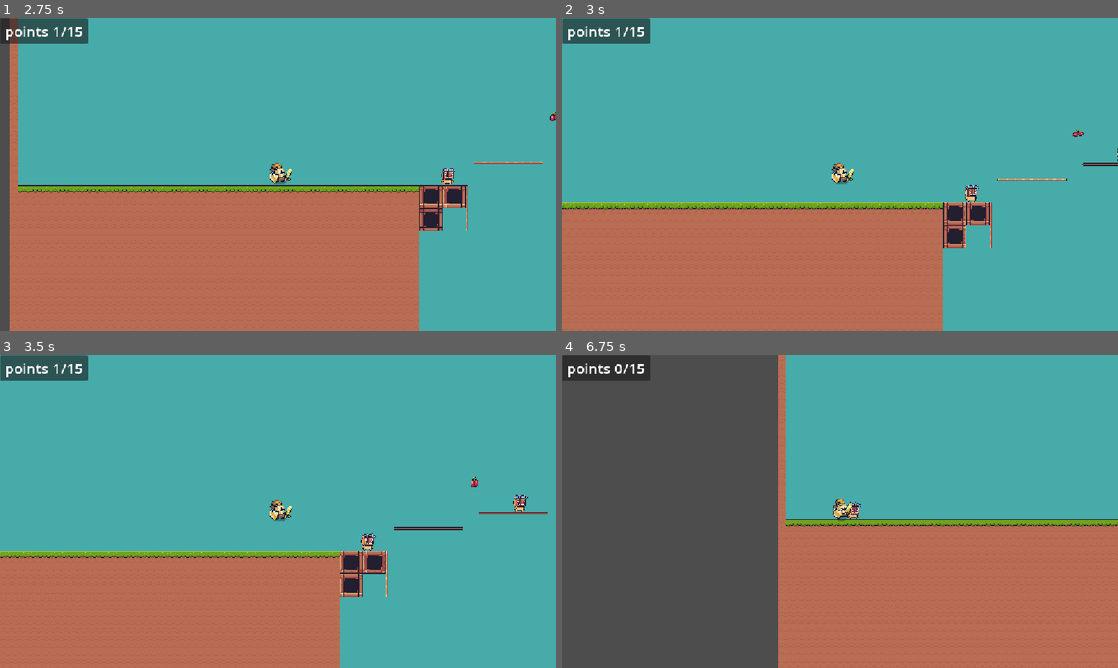
Above: before the commit, frames 1-4 (two rows, left to right).
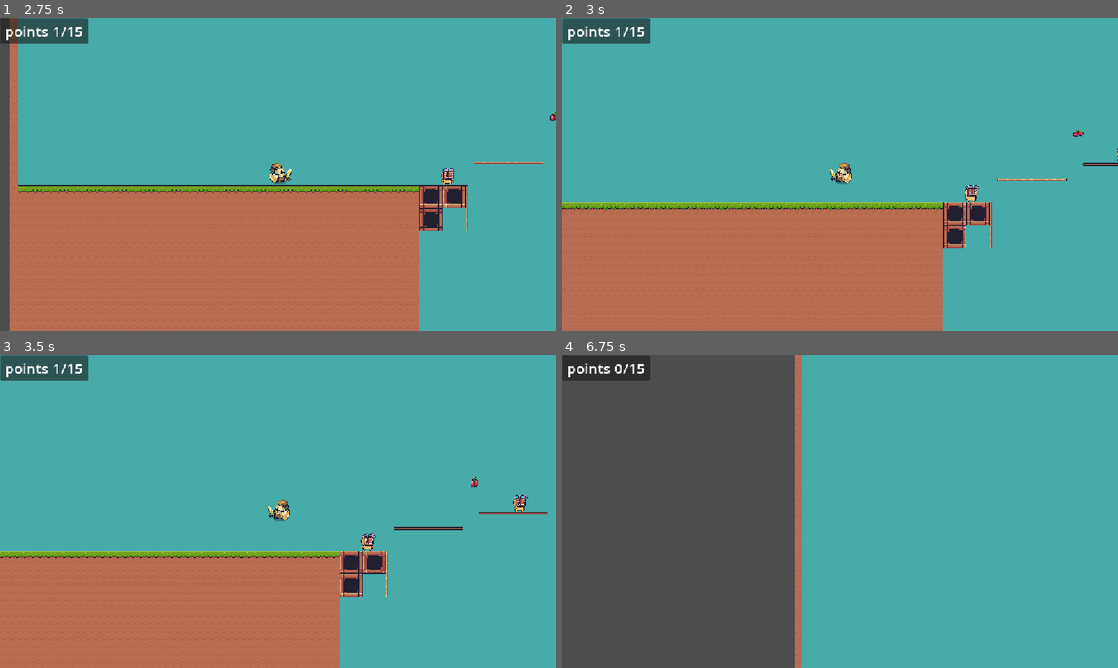
Above: after the commit, the same moments.

Repository: vandohman7/vans-first-game
Game: Godot game, scene res://scenes/main_menu.tscn
The game is run twice, just before and just after one commit, with the same random seed, the same clock (stepped at 60 frames per second) and the same inputs.
Inputs:
- Up to frame 1 (2.75 s): click "level 1" at 0.5 s; hold D (right) from 1.28 s (still down); tap Space (jump) at 1.35, 1.52, 1.82, 2.27, 2.3, 2.57 s; tap Shift (sprint) at 2.1 s
- Up to frame 2 (3 s): release D (right) at 2.78 s; hold A (left) from 2.78 s (still down); tap Space (jump) at 2.85 s
- Up to frame 3 (3.5 s): keep holding A (left)
- Up to frame 4 (6.75 s): release A (left) at 3.53 s; hold D (right) 3.53-5.03 s; tap Shift (sprint) at 3.6, 5.1, 6.6 s; tap Space (jump) at 3.77, 3.8, 4.07, 4.35, 4.52, 4.82, 5.27, 5.3, 5.57, 5.85 s; hold A (left) 5.03-5.78 s; hold D (right) 5.78-6.53 s; hold A (left) from 6.53 s (still down)

Frame 1 is identical in both runs. In frame 2, 0.2% of the frame differs, in the area x 48-53%, y 46-54%; in frame 3, 0.2%; in frame 4, 31%, in the area x 38-100%, y 0-100%.

Commit message:
facing left add hurtbox

Diff:
--- a/project.godot
+++ b/project.godot
@@ -102,6 +102,12 @@
 "events": [Object(InputEventJoypadButton,"resource_local_to_scene":false,"resource_name":"","device":-1,"button_index":6,"pressure":0.0,"pressed":true,"script":null)
 ]
 }
+attack={
+"deadzone": 0.2,
+"events": [Object(InputEventJoypadButton,"resource_local_to_scene":false,"resource_name":"","device":-1,"button_index":3,"pressure":0.0,"pressed":true,"script":null)
+, Object(InputEventKey,"resource_local_to_scene":false,"resource_name":"","device":-1,"window_id":0,"alt_pressed":false,"shift_pressed":false,"ctrl_pressed":false,"meta_pressed":false,"pressed":false,"keycode":0,"physical_keycode":69,"key_label":0,"unicode":101,"location":0,"echo":false,"script":null)
+]
+}
 
 [rendering]
 
--- /dev/null
+++ b/scenes/collectablse/enemy.2.tscn
@@ -0,0 +1,18 @@
+[gd_scene load_steps=3 format=3 uid="uid://1w5srlvohc2l"]
+
+[ext_resource type="Texture2D" uid="uid://gtjykhir1dxj" path="res://Heart/Tiny Swords (Free Pack)/Pixel Adventure 1/Free/Main Characters/Ninja Frog/Fall (32x32).png" id="1_1gwqc"]
+
+[sub_resource type="RectangleShape2D" id="RectangleShape2D_g7kma"]
+size = Vector2(35, 39)
+
+[node name="CharacterBody2D" type="CharacterBody2D"]
+
+[node name="CollisionShape2D" type="CollisionShape2D" parent="."]
+position = Vector2(6.5, -3.5)
+shape = SubResource("RectangleShape2D_g7kma")
+
+[node name="Sprite2D" type="Sprite2D" parent="."]
+texture_filter = 1
+position = Vector2(7, -8)
+scale = Vector2(1.4375, 1.5)
+texture = ExtResource("1_1gwqc")
--- a/scenes/level 4.tscn
+++ b/scenes/level 4.tscn
@@ -265,7 +265,7 @@
 [node name="charry" type="Node" parent="."]
 
 [node name="berry_collectable" parent="charry" instance=ExtResource("7_5x1dc")]
-position = Vector2(335, 550)
+position = Vector2(336, 555)
 
 [node name="berry_collectable2" parent="charry" instance=ExtResource("7_5x1dc")]
 position = Vector2(491, 582)
--- a/scenes/main_charicter.gd
+++ b/scenes/main_charicter.gd
@@ -8,8 +8,9 @@
 
 var inAir = 0
 
+var entitiesInAttackRange := []
 
-
+var facing_dir: String = "right"
 var fastfall = false
 
 #func sprint():
@@ -20,6 +21,10 @@
 	velocity.y = JUMP_VELOCITY + 200
 pass
 
+
+#func _process(delta: float) -> void:
+
+	####### ATTACKING ######3
 
 
 
@@ -44,14 +49,27 @@
 		velocity.x = move_toward(velocity.x, SPEED * direction, acceleration)
 
 	else:
-		#howLongKeyPressed = 0
 		velocity.x = move_toward(velocity.x, 0, acceleration)
 
 	move_and_slide()
 
-	var isLeft = velocity.x < 0
-	sprite_2d.flip_h = isLeft
+	#var isLeft = velocity.x < -1
+	#sprite_2d.flip_h = isLeft
 
+	if Input.is_action_just_pressed("left"):
+		facing_dir = "left"
+	if Input.is_action_just_pressed("right"):
+		facing_dir = "right"
+
+	sprite_2d.flip_h = facing_dir == "left"
+
+	#if facing_dir == "left":
+		#sprite_2d.flip_h = true
+	#else:
+		#sprite_2d.flip_h = false
+
+
+	#sprite_2d.flip_h = facing_dir
 
 	if velocity.x > 1 or velocity.x < -1:sprite_2d.animation = "running"
 
@@ -99,10 +117,18 @@
 		get_tree().quit()
 
 
-
-
 	#if Input.is_action_just_pressed("high_jump") and is_on_floor():
 			#velocity.y = JUMP_VELOCITY -50
 	#else: if Input.is_action_just_pressed("high_jump"):
 		#velocity.y = +400
 			###velocity.x = 0
+
+
+func _on_area_2d_body_entered(body: Node2D) -> void:
+	print('added ' + body.name)
+	var alreadyIn = entitiesInAttackRange.has(body)
+	var isSelf = body.name == "CharacterBody2D"
+
+	if not alreadyIn and not isSelf:
+		entitiesInAttackRange.push_front(body)
+	print(entitiesInAttackRange.size())
--- a/scenes/main_charicter.tscn
+++ b/scenes/main_charicter.tscn
@@ -210,6 +210,10 @@
 "speed": 20.0
 }]
 
+[sub_resource type="CapsuleShape2D" id="CapsuleShape2D_l3582"]
+radius = 12.0
+height = 28.0
+
 [sub_resource type="RectangleShape2D" id="RectangleShape2D_er63p"]
 size = Vector2(24, 31.5)
 
@@ -224,13 +228,27 @@
 scale = Vector2(0.6067708, 0.5130209)
 sprite_frames = SubResource("SpriteFrames_3uhb6")
 autoplay = "default"
-frame_progress = 0.094520785
+
+[node name="Area2D" type="Area2D" parent="Sprite2D"]
+position = Vector2(-6.1802654, 1.4619293)
+scale = Vector2(1.6480687, 1.9492384)
+
+[node name="attack_hitbox" type="CollisionShape2D" parent="Sprite2D/Area2D"]
+position = Vector2(30.000004, 1)
+shape = SubResource("CapsuleShape2D_l3582")
+
+[node name="Area2D2" type="Area2D" parent="Sprite2D"]
+position = Vector2(43.261795, 3.4111671)
+collision_layer = 2
+collision_mask = 0
 
 [node name="CollisionShape2D" type="CollisionShape2D" parent="."]
-position = Vector2(1, 0)
+position = Vector2(3, 0)
 shape = SubResource("RectangleShape2D_er63p")
 
 [node name="music" parent="." instance=ExtResource("6_l3582")]
 position = Vector2(1, 0)
 
 [node name="CanvasLayer" type="CanvasLayer" parent="."]
+
+[connection signal="body_entered" from="Sprite2D/Area2D" to="." method="_on_area_2d_body_entered"]
--- /dev/null
+++ b/scenes/scripts/hitbox.gd
@@ -0,0 +1,8 @@
+class_name myhitbox
+extends Area2D
+
+@export var damage := 10
+
+func _init() -> void:
+	collision_layer = 2
+	collision_mask = 0
--- /dev/null
+++ b/scenes/scripts/hurtbox.gd
@@ -0,0 +1,9 @@
+class_name myhurtbox
+extends Area2D
+
+
+func _init() -> void:
+	collision_layer = 0
+	collision_mask = 2
+#func _ready() -> void:
+	#connect("area_entered", self, "_on_area_entered")
Not shown: 1 places in scenes/main_charicter.tscn that only renumber resources
Not shown, added: scenes/scripts/hitbox.gd.uid
Not shown, added: scenes/scripts/hurtbox.gd.uid
